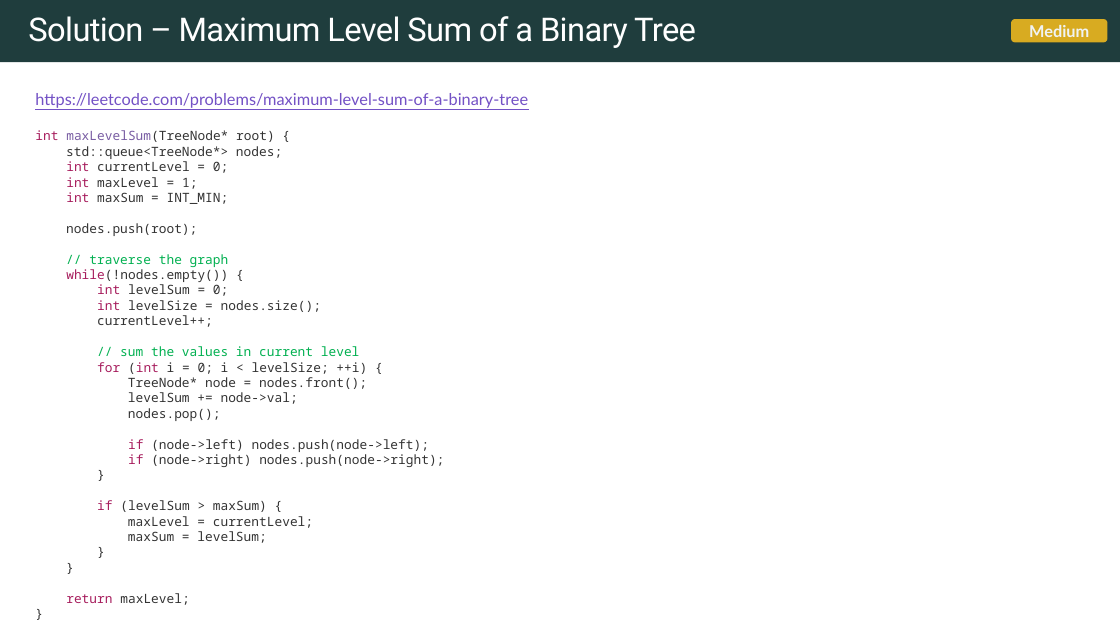
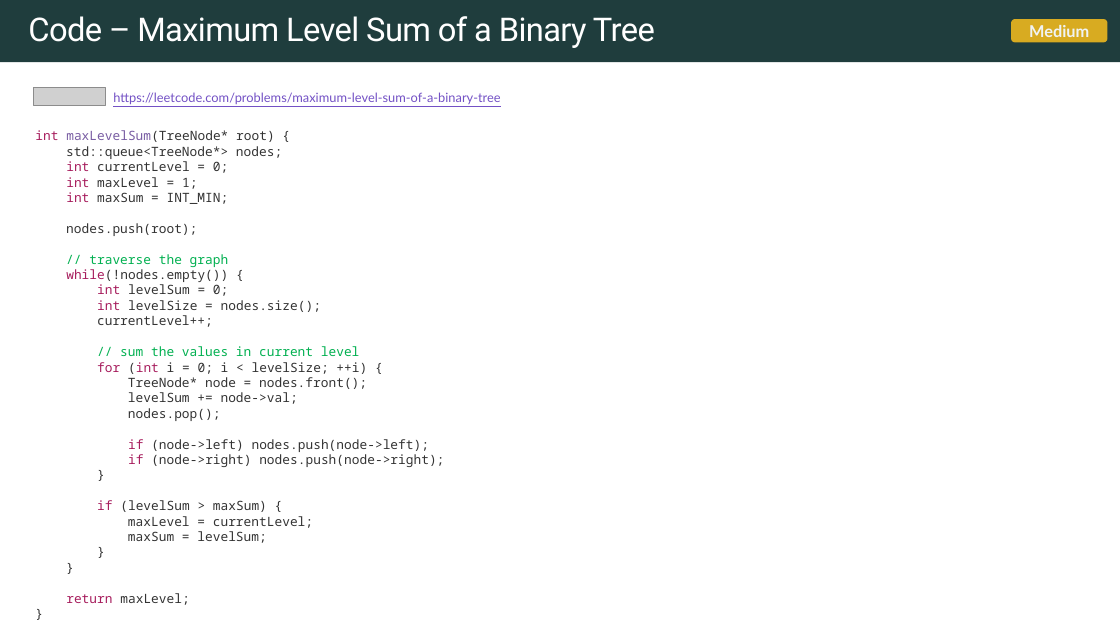
Before and after one commit to rfdavid/coding-interview-handbook-cpp, a slide deck: slide 33 of Algorithm and problem Solving Cheatsheet.pptm (slide 28 before the commit). Drawn at 1120x630 pixels with LibreOffice and Linux fonts; fonts in the diff are those of the drawing; grey boxes stand for pictures. Boxes give left, top, right and bottom in pixels: in the first picture for what was removed or moved away, otherwise in the second. Text is boxed around its words. In the diff, an @@ line names an element or a change of style, - is before the commit and + after.

Commit message:
added max sum of binary tree

```diff
--- a/Algorithm and problem Solving Cheatsheet.pptm
+++ b/Algorithm and problem Solving Cheatsheet.pptm
@@ text at (28,16,655,48): text changed @@
-Solution – Maximum Level Sum of a Binary Tree
+Code – Maximum Level Sum of a Binary Tree
@@ picture added at (34,87,105,106) @@
@@ text "https://leetcode.com/problems/maximum-level-sum-of-a-binary- ...": place and size @@
-text "https://leetcode.com/problems/maximum-level-sum-of-a-binary- ..." at (35,93,528,110)
+text "https://leetcode.com/problems/maximum-level-sum-of-a-binary- ..." at (113,92,500,104)
@@ text "https://leetcode.com/problems/maximum-level-sum-of-a-binary- ..." at (113,92,500,104): size 14 to 11 pt; line spacing 1.5 to 1 @@
```
Also in this commit, not shown: 3 other slides changed, 5 slides added, 11 other files.
